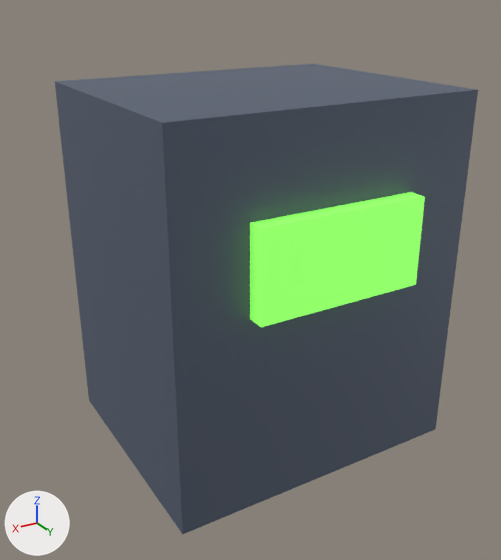
Renders of the glTF model game/assets/structures/tower_detector_analysis_s2.glb from each side of a commit.
Camera for both pictures: a 50 mm camera at (-0.15, 0.487, 1.633) aimed at (-0.391, 0.085, 1.433). The axes (+X, +Y, +Z) are drawn at lower left. The lights are the same throughout. The first picture is the older version. Where no turn or scale is listed for an object, it has been applied to the vertices. Vertices at exactly the same position are counted once.

In view in the first picture: 'detector_recorder', 'detector_recorder_face'.
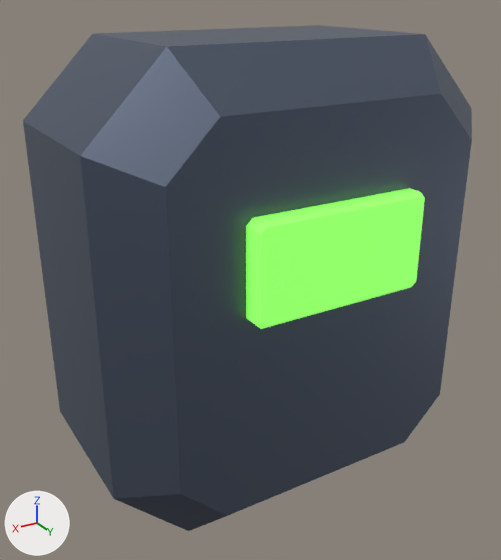
What differs and where, as boxes [x1, y1, x2, y2] in the pictures (501 x 560 px):
'detector_recorder', reshaped (6% wider, 8% taller): before [55, 64, 478, 534]; after [23, 25, 472, 531]
'detector_recorder_face', reshaped: before [250, 192, 425, 327]; after [246, 188, 425, 329]

The edits, one by one:
me_mesh_0 is used by ob_detector_recorder; location (-0.4, 0.08, 1.44).
me_mesh_0 had 8 vertices, 12 faces and spanned x -0.11..0.11, y -0.09..0.09, z -0.13..0.13.
me_mesh_0 now has 32 vertices, 60 faces and spans x -0.142..0.142, y -0.09..0.09, z -0.162..0.162.
me_mesh_0 part 1: the whole mesh is rebuilt.
me_mesh_1 is used by ob_detector_recorder_face; location (-0.4, 0.175, 1.48).
me_mesh_1 had 8 vertices, 12 faces and spanned x -0.06..0.06, y -0.0075..0.0075, z -0.03..0.03.
me_mesh_1 now has 32 vertices, 60 faces and spans x -0.0627..0.0627, y -0.0075..0.0075, z -0.0327..0.0327.
me_mesh_1 part 2: the whole mesh is rebuilt.
